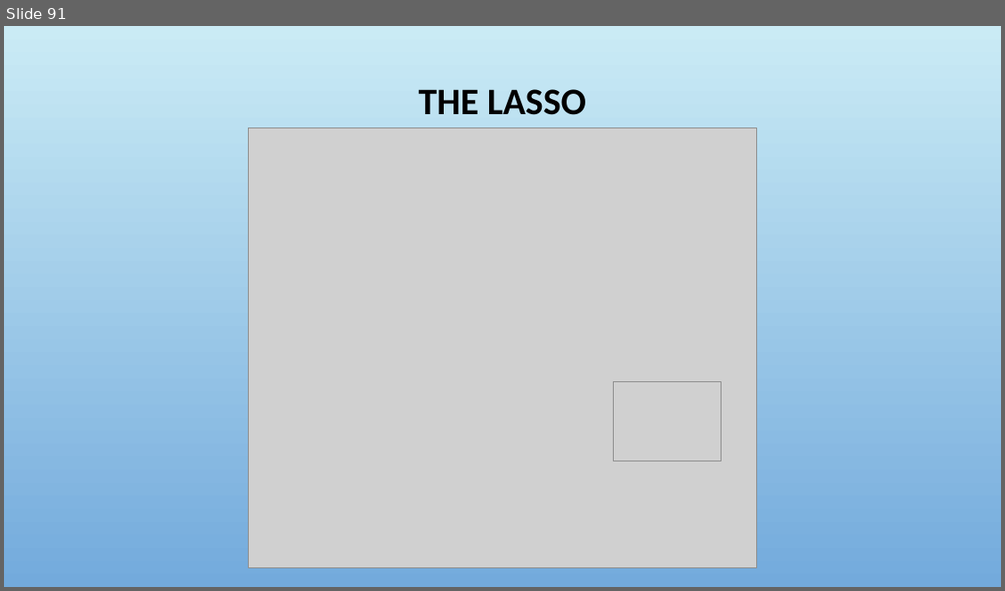
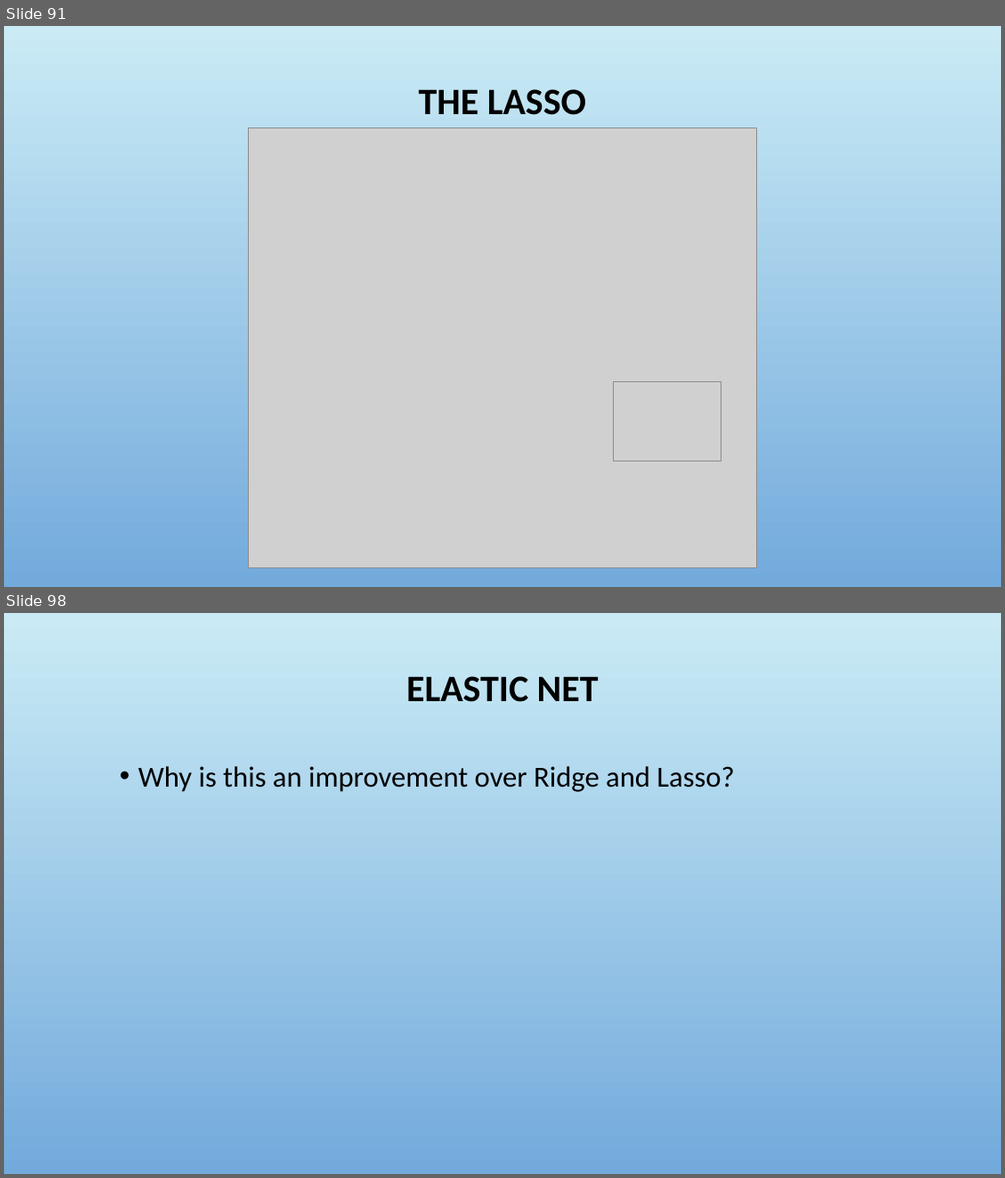
Before and after one commit to fredhutchio/intro-machine-learning, a slide deck: 3. Regression.pptx. Shown one above the other, each under a label of ours: slide 91 before the commit, slides 91 and 98 after it; the slides between them are not shown. The pictures are 1005x591 and 1005x1178 pixels, drawn with LibreOffice and Linux fonts; fonts in the diff are those of the drawing; grey boxes stand for pictures; background and template pictures are left out. Boxes give left, top, right and bottom in pixels: in the first picture for what was removed or moved away, otherwise in the second. Text is boxed around its words. In the diff, an @@ line names an element or a change of style, - is before the commit and + after.

```diff
--- a/3. Regression.pptx
+++ b/3. Regression.pptx
@@ slide 98 added at (x1=4, y1=613, x2=1001, y2=1174), background picture (left out) @@
@@ title added at (x1=406, y1=676, x2=599, y2=702), 36 pt, text #000000, bold @@
+ELASTIC NET
@@ text added at (x1=138, y1=766, x2=734, y2=792), 28 pt, text #000000 @@
+    • Why is this an improvement over Ridge and Lasso?
```
Also in this commit, not shown: 1 slide changed, 30 other slides added.
